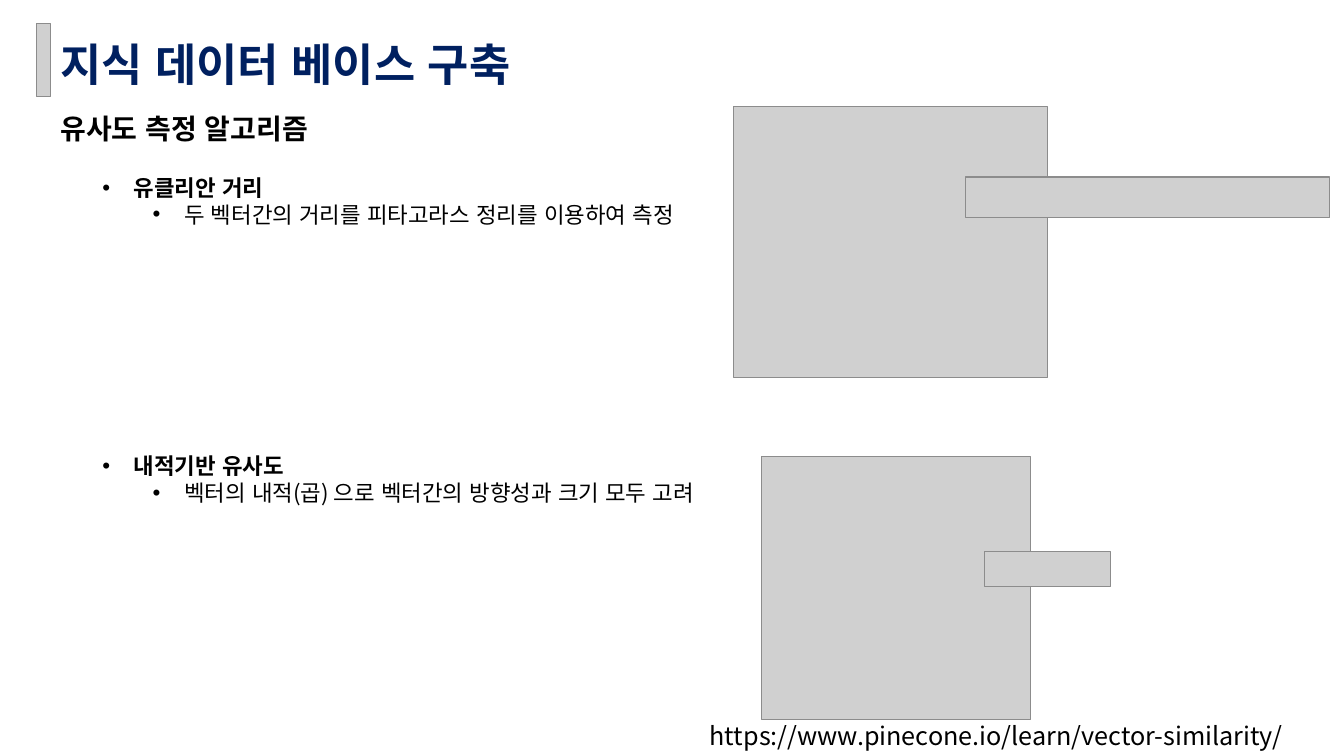
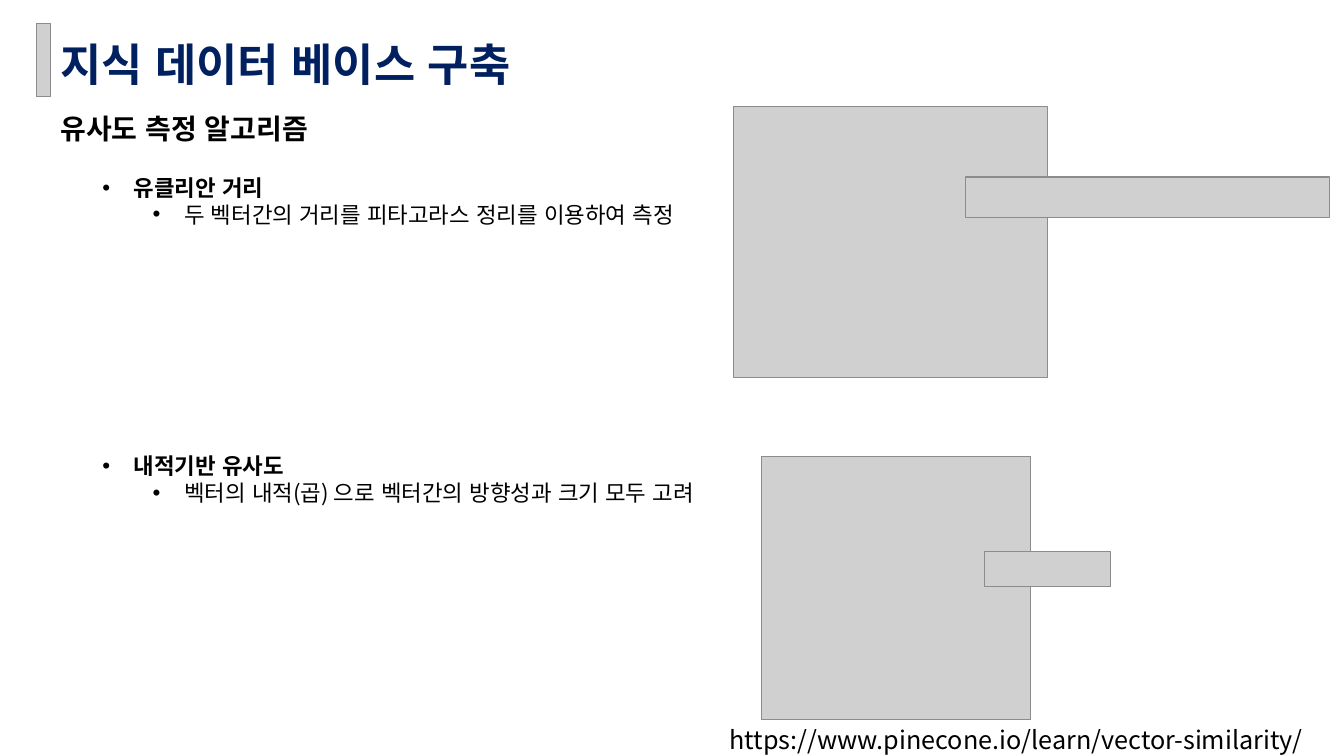
Before and after one commit to fs-jppark/openai-chatbot-class-fasoo, a slide deck: slide 23 of Week03/챗봇 애플리케이션 만들기(OpenAI API 활용) 사내 과정의 과제 3주차.pptx. Drawn at 1344x756 pixels with LibreOffice and Linux fonts; fonts in the diff are those of the drawing; grey boxes stand for pictures. Boxes give left, top, right and bottom in pixels: in the first picture for what was removed or moved away, otherwise in the second. Text is boxed around its words. In the diff, an @@ line names an element or a change of style, - is before the commit and + after.

```diff
--- a/Week03/챗봇 애플리케이션 만들기(OpenAI API 활용) 사내 과정의 과제 3주차.pptx
+++ b/Week03/챗봇 애플리케이션 만들기(OpenAI API 활용) 사내 과정의 과제 3주차.pptx
@@ text "https://www.pinecone.io/learn/vector-similarity/" rewrapped from box(710, 719, 1283, 751) to box(730, 729, 1303, 755) @@
```
Also in this commit, not shown: 3 other slides changed, 2 slides added.
